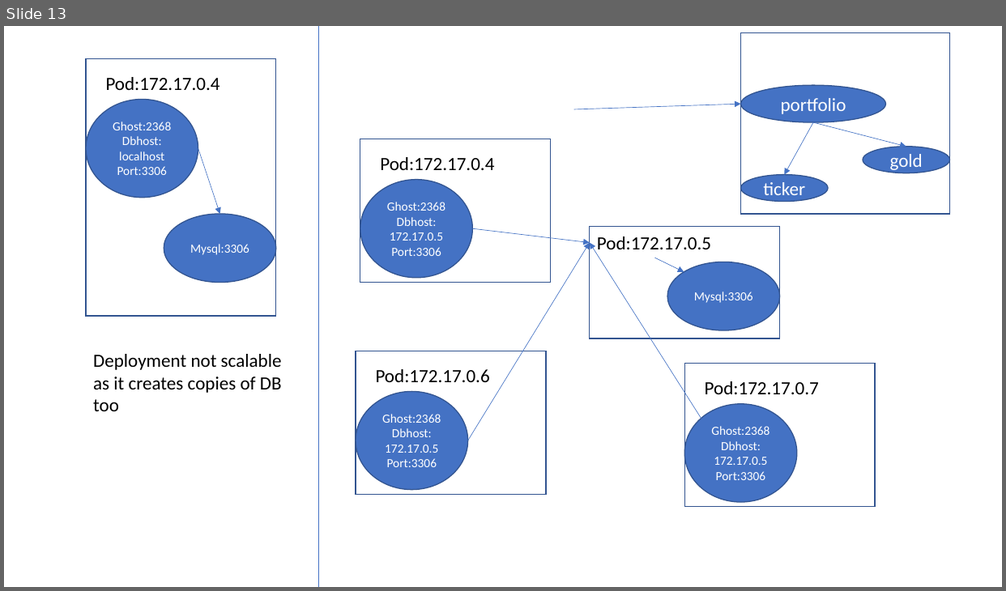
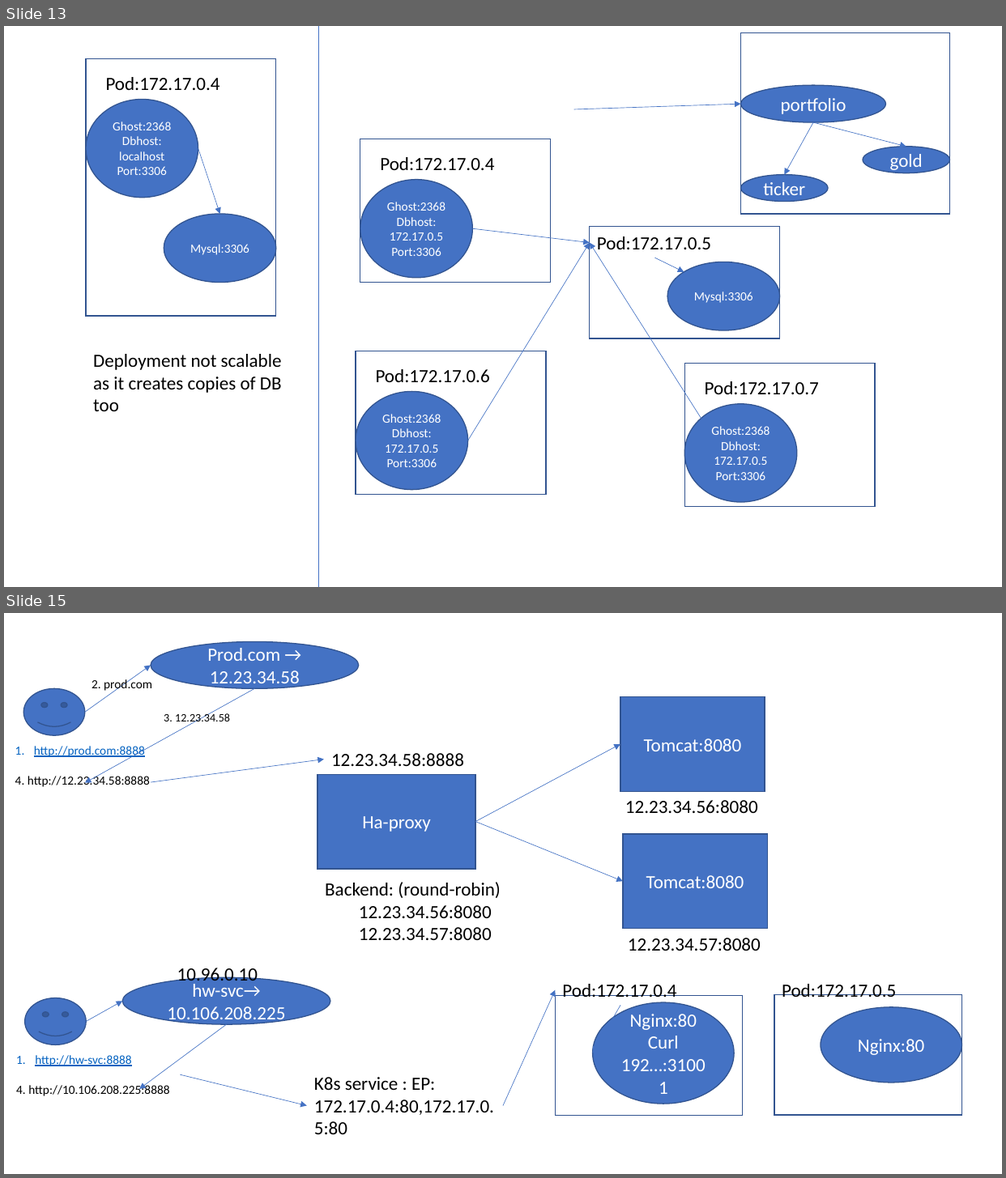
Before and after one commit to AdityaSP/ora-sep16-dock-kube, a slide deck: rough-diag.pptx. Shown one above the other, each under a label of ours: slide 13 before the commit, slides 13 and 15 after it; the slides between them are not shown. The pictures are 1006x591 and 1006x1178 pixels, drawn with LibreOffice and Linux fonts; fonts in the diff are those of the drawing. Boxes give left, top, right and bottom in pixels: in the first picture for what was removed or moved away, otherwise in the second. Text is boxed around its words. In the diff, an @@ line names an element or a change of style, - is before the commit and + after.

```diff
--- a/rough-diag.pptx
+++ b/rough-diag.pptx
@@ slide 15 added at box(4, 613, 1002, 1174), background #FFFFFF @@
@@ ellipse added at box(151, 641, 359, 688), fill #4472C4, outline #325491 1 pt, 18 pt, text #FFFFFF @@
+Prod.com → 12.23.34.58
@@ arrow added from (85, 712) to (151, 666), #4472C4 0.5 pt @@
@@ text added at box(91, 678, 152, 692), 12 pt, text #000000 @@
+2. prod.com
@@ smiley face added at box(23, 688, 85, 736), fill #4472C4, outline #325491 1 pt @@
@@ arrow added from (255, 688) to (85, 783), #4472C4 0.5 pt @@
@@ rectangle added at box(621, 697, 765, 791), fill #4472C4, outline #325491 1 pt, 18 pt, text #FFFFFF @@
+Tomcat:8080
@@ text added at box(164, 712, 230, 725), 11 pt, text #000000 @@
+3. 12.23.34.58
@@ text added at box(15, 746, 150, 787), 12 pt, text #000000 @@
+1. http://prod.com:8888
+4. http://12.23.34.58:8888
@@ text added at box(331, 753, 464, 766), 18 pt, text #000000 @@
+12.23.34.58:8888
@@ arrow added from (475, 822) to (621, 744), #4472C4 0.5 pt @@
@@ arrow added from (151, 782) to (324, 759), #4472C4 0.5 pt @@
@@ rectangle added at box(317, 775, 475, 869), fill #4472C4, outline #325491 1 pt, 18 pt, text #FFFFFF @@
+Ha-proxy
@@ text added at box(625, 800, 758, 813), 18 pt, text #000000 @@
+12.23.34.56:8080
@@ arrow added from (475, 822) to (623, 882), #4472C4 0.5 pt @@
@@ rectangle added at box(623, 834, 768, 928), fill #4472C4, outline #325491 1 pt, 18 pt, text #FFFFFF @@
+Tomcat:8080
@@ text added at box(325, 882, 501, 940), 18 pt, text #000000 @@
+Backend: (round-robin)
+12.23.34.56:8080
+12.23.34.57:8080
@@ text added at box(628, 938, 761, 951), 18 pt, text #000000 @@
+12.23.34.57:8080
@@ text added at box(177, 965, 258, 986), 18 pt, text #000000 @@
+10.96.0.10
@@ smiley face added at box(25, 999, 87, 1046), fill #4472C4, outline #325491 1 pt @@
@@ ellipse added at box(122, 977, 330, 1024), fill #4472C4, outline #325491 1 pt, 18 pt, text #FFFFFF @@
+hw-svc→ 10.106.208.225
@@ arrow added from (503, 1106) to (555, 990), #4472C4 0.5 pt @@
@@ rectangle added at box(555, 995, 743, 1116), outline #325491 1 pt @@
@@ text added at box(562, 984, 676, 1003), 18 pt, text #000000 @@
+Pod:172.17.0.4
@@ rectangle added at box(774, 995, 962, 1116), outline #325491 1 pt @@
@@ text added at box(782, 984, 896, 997), 18 pt, text #000000 @@
+Pod:172.17.0.5
@@ arrow added from (87, 1022) to (122, 1002), #4472C4 0.5 pt @@
@@ arrow added from (226, 1024) to (139, 1089), #4472C4 0.5 pt @@
@@ ellipse added at box(592, 1003, 734, 1104), fill #4472C4, outline #325491 1 pt, 18 pt, text #FFFFFF @@
+Nginx:80
+Curl 192…:31001
@@ arrow added from (621, 1005) to (592, 1053), #4472C4 0.5 pt @@
@@ ellipse added at box(820, 1007, 962, 1083), fill #4472C4, outline #325491 1 pt, 18 pt, text #FFFFFF @@
+Nginx:80
@@ text added at box(16, 1055, 169, 1097), 12 pt, text #000000 @@
+1. http://hw-svc:8888
+4. http://10.106.208.225:8888
@@ arrow added from (180, 1075) to (307, 1106), #4472C4 0.5 pt @@
@@ text added at box(314, 1077, 494, 1135), 18 pt, text #000000 @@
+K8s service : EP: 172.17.0.4:80,172.17.0.5:80
```
Also in this commit, not shown: 2 other slides added, 2 other files.
